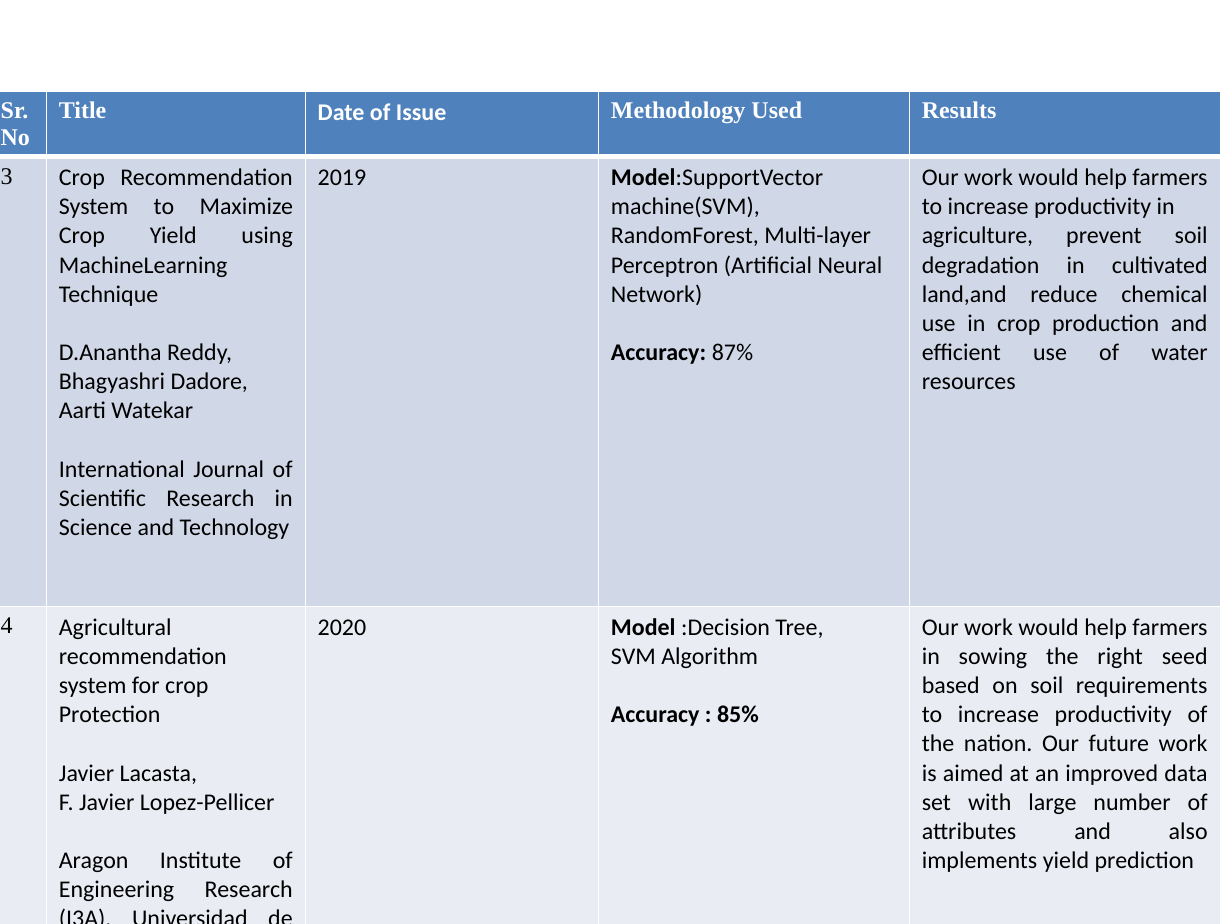
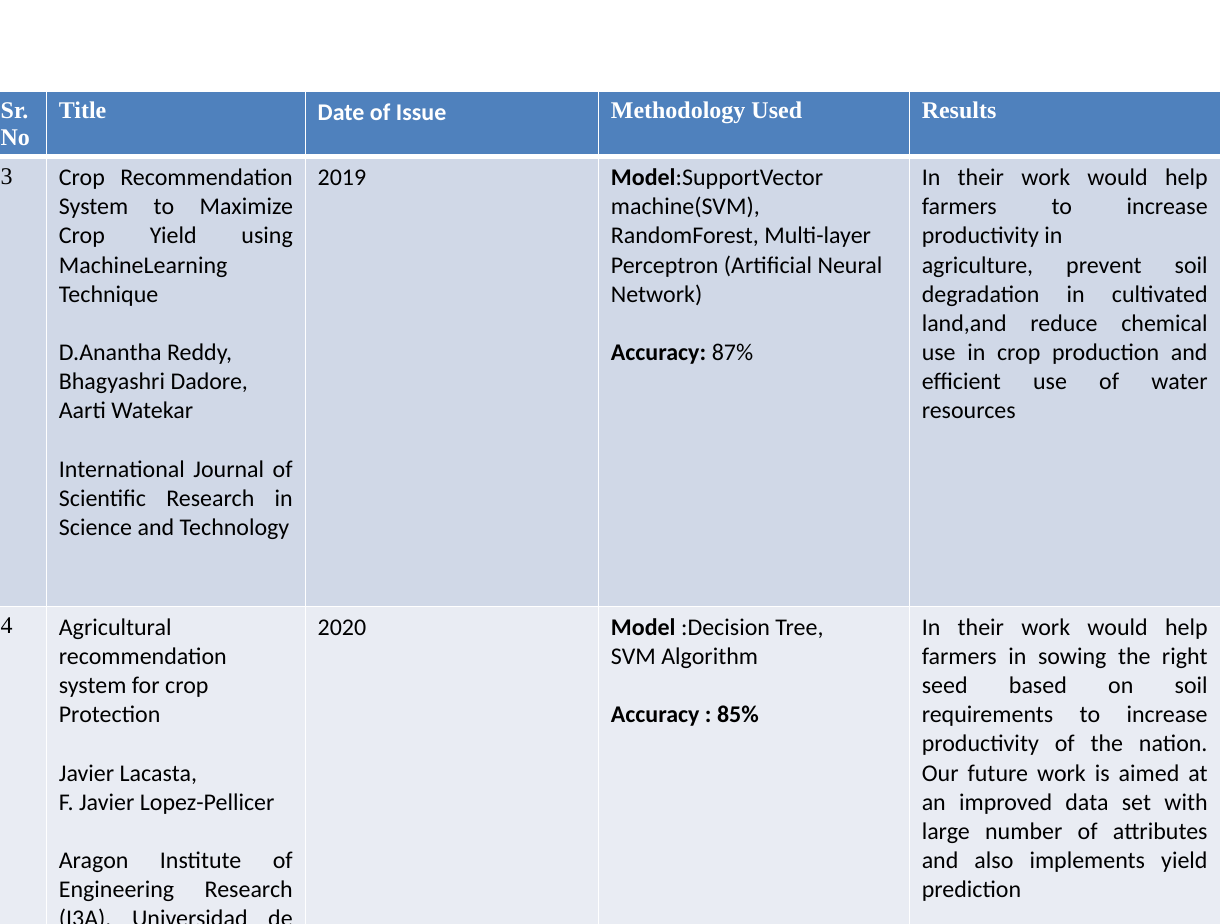
Before and after one commit to tusharpangare/Project-Documents, a slide deck: slide 7 of ppt Group 12.pptx. Drawn at 1232x924 pixels with LibreOffice and Linux fonts; fonts in the diff are those of the drawing. Boxes give left, top, right and bottom in pixels: in the first picture for what was removed or moved away, otherwise in the second. Text is boxed around its words. In the diff, an @@ line names an element or a change of style, - is before the commit and + after.

```diff
--- a/ppt Group 12.pptx
+++ b/ppt Group 12.pptx
@@ table at box(0, 91, 1220, 924) @@
-row 2, column 5: Our work would help farmers to increase productivity in / agriculture, prevent soil degradation in cultivated land,and reduce chemical use in crop production and efficient use of water resources
+row 2, column 5: In their work would help farmers to increase productivity in / agriculture, prevent soil degradation in cultivated land,and reduce chemical use in crop production and efficient use of water resources
-row 3, column 5: Our work would help farmers in sowing the right seed based on soil requirements to increase productivity of the nation. Our future work is aimed at an improved data set with large number of attributes and also implements yield prediction
+row 3, column 5: In their work would help farmers in sowing the right seed based on soil requirements to increase productivity of the nation. Our future work is aimed at an improved data set with large number of attributes and also implements yield prediction
```
Also in this commit, not shown: 5 other slides changed, 1 other file.
